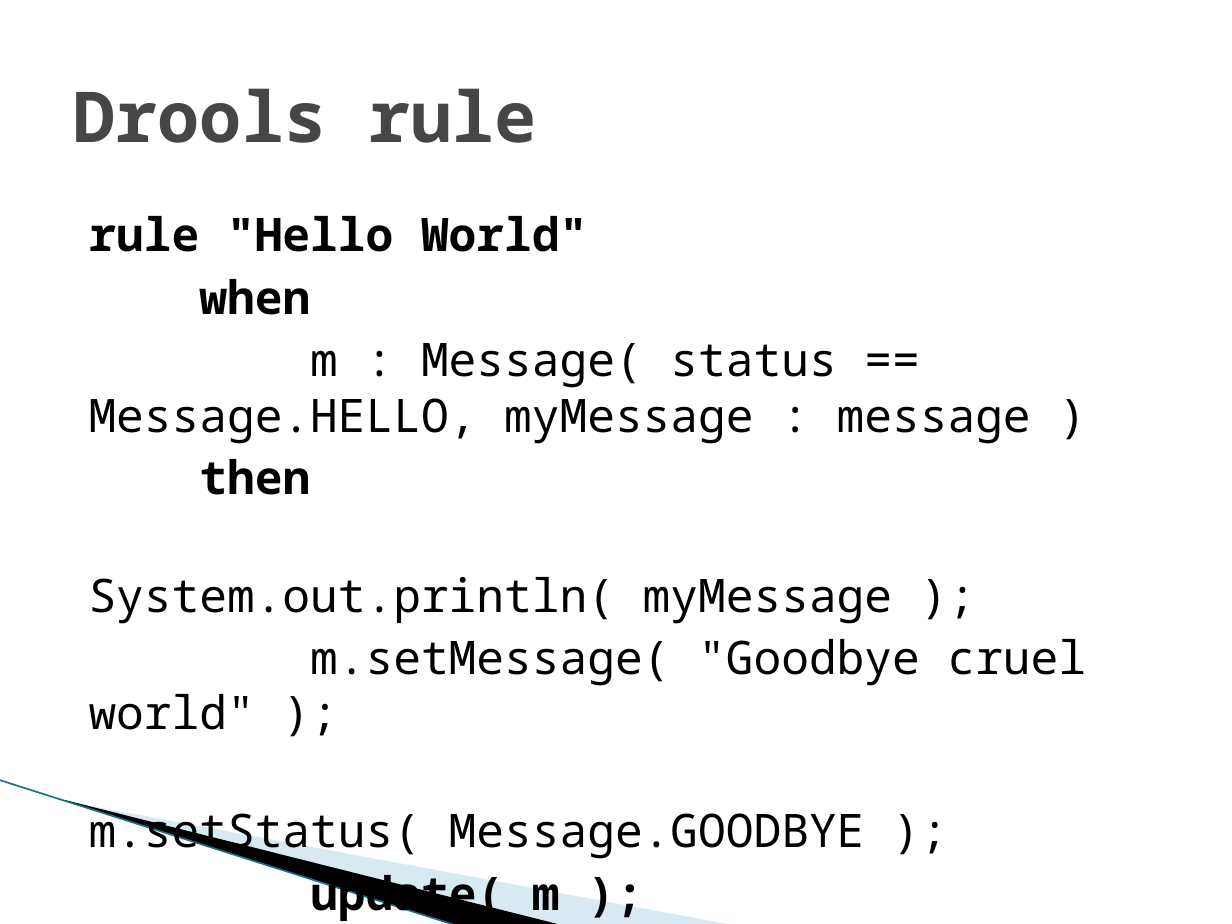
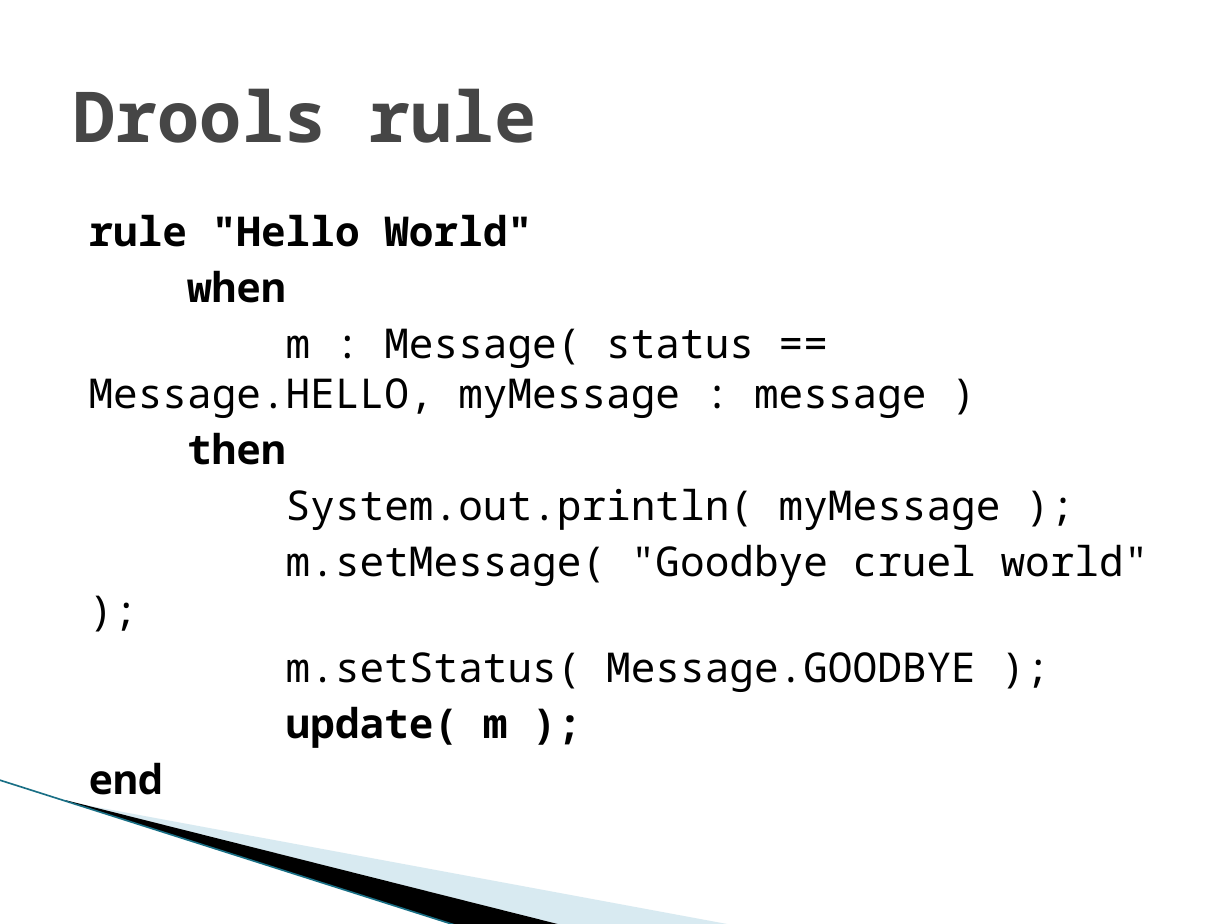
Before and after one commit to gspandy/drools-presentation-and-examples, a slide deck: slide 4 of drools-business-rules-engine.pptx (slide 5 before the commit). Drawn at 1232x924 pixels with LibreOffice and Linux fonts; fonts in the diff are those of the drawing; background and template pictures are left out. Boxes give left, top, right and bottom in pixels: in the first picture for what was removed or moved away, otherwise in the second. Text is boxed around its words. In the diff, an @@ line names an element or a change of style, - is before the commit and + after.

```diff
--- a/drools-business-rules-engine.pptx
+++ b/drools-business-rules-engine.pptx
@@ text "rule "Hello World"" at bbox=[89, 214, 1149, 795]: size 27 to 24 pt @@
```
Also in this commit, not shown: 2 other slides changed, 11 slides added, 3 other files.
